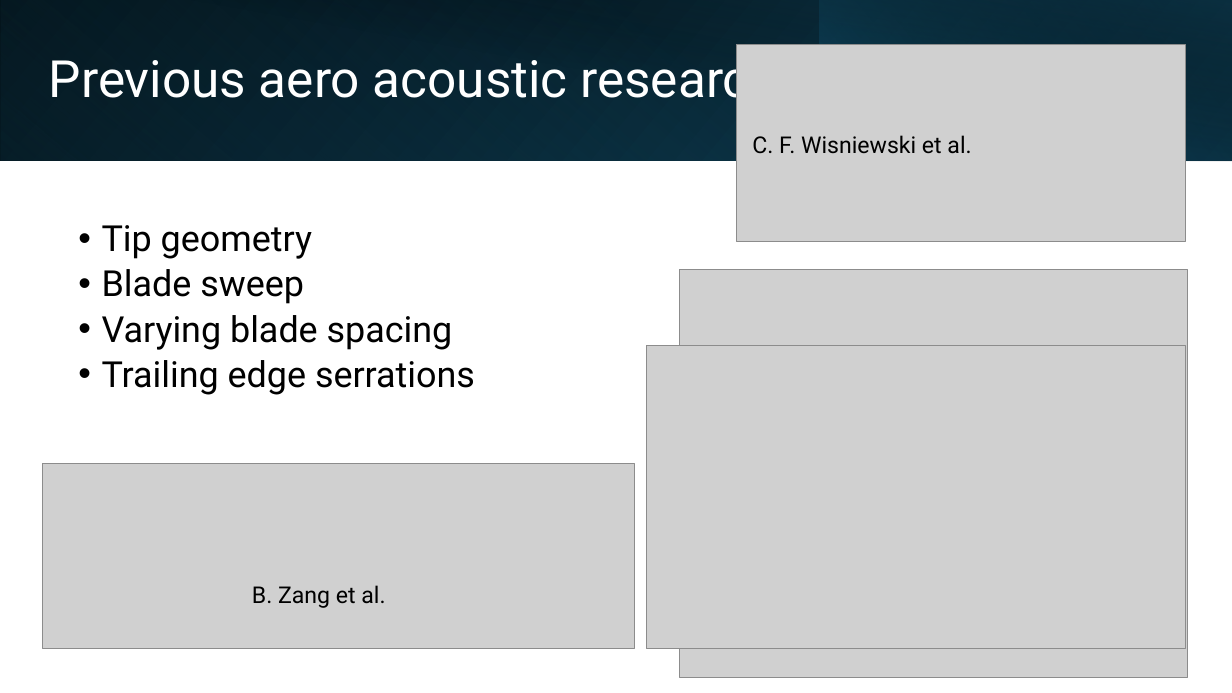
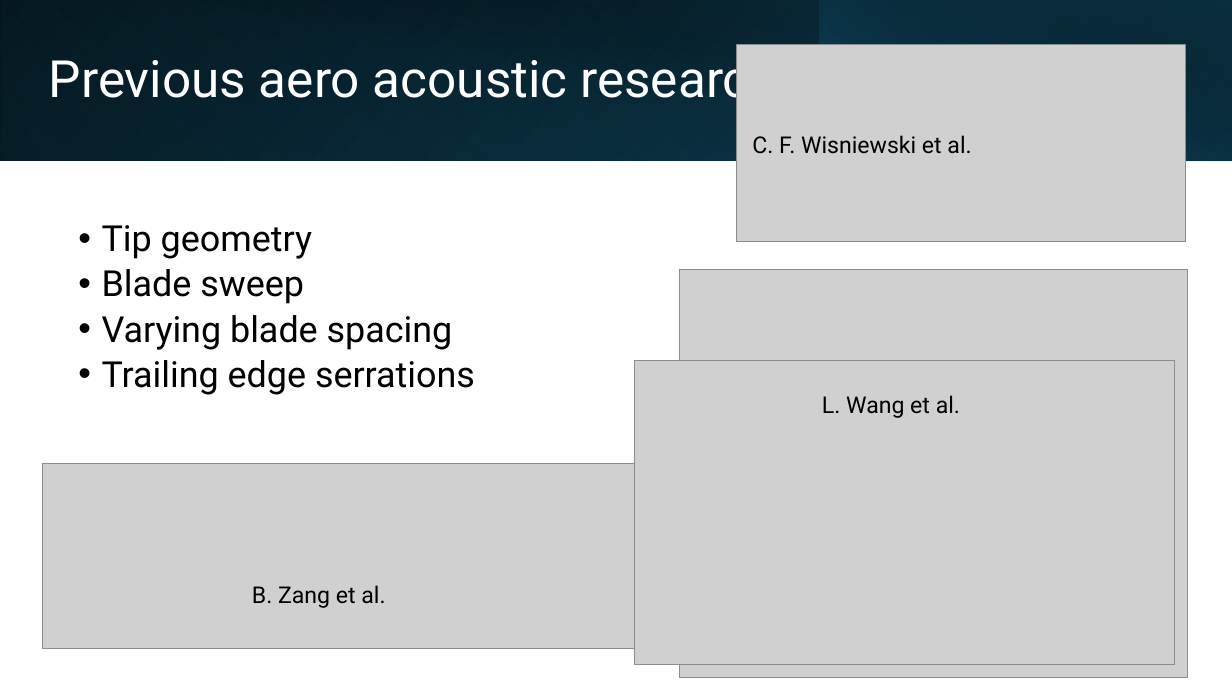
Before and after one commit to lpender3672/propeller-acoustics, a slide deck: slide 3 of deliverables/michaelmas_presentation.pptx. Drawn at 1232x693 pixels with LibreOffice and Linux fonts; fonts in the diff are those of the drawing; grey boxes stand for pictures. Boxes give left, top, right and bottom in pixels: in the first picture for what was removed or moved away, otherwise in the second. Text is boxed around its words. In the diff, an @@ line names an element or a change of style, - is before the commit and + after.

```diff
--- a/deliverables/michaelmas_presentation.pptx
+++ b/deliverables/michaelmas_presentation.pptx
@@ picture: place and size @@
-picture at bbox=[647, 346, 1187, 649]
+picture at bbox=[635, 360, 1175, 664]
@@ text added at bbox=[822, 395, 960, 418], 18 pt, text #000000 @@
+L. Wang et al.
```
Also in this commit, not shown: 4 other slides changed, 2 slides added.
